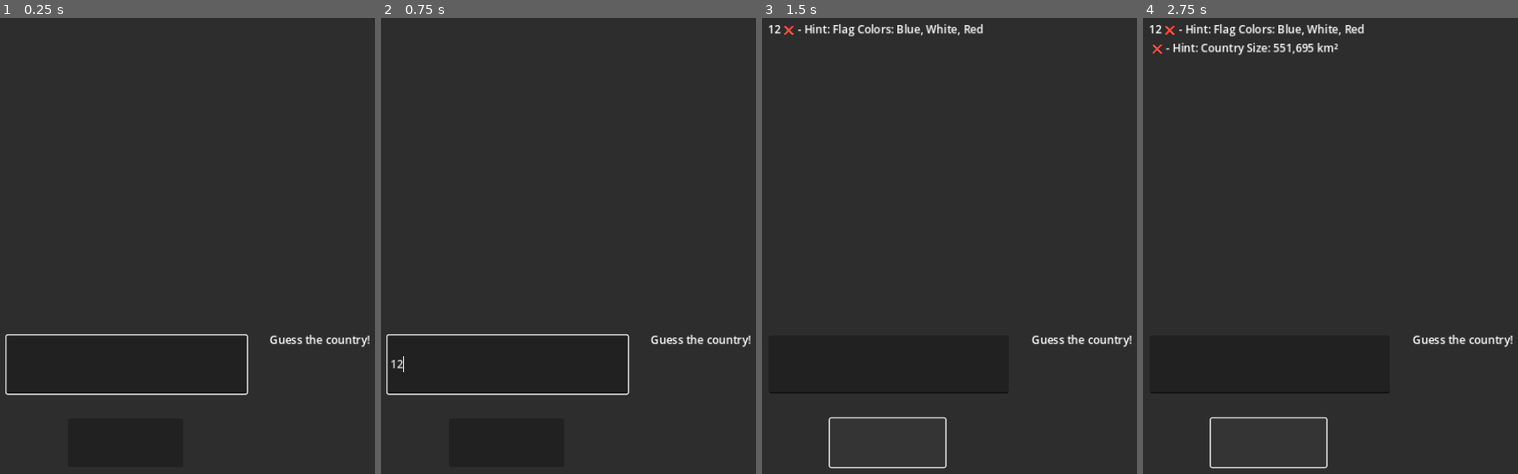
Above: before the commit, frames 1-4 (left to right).
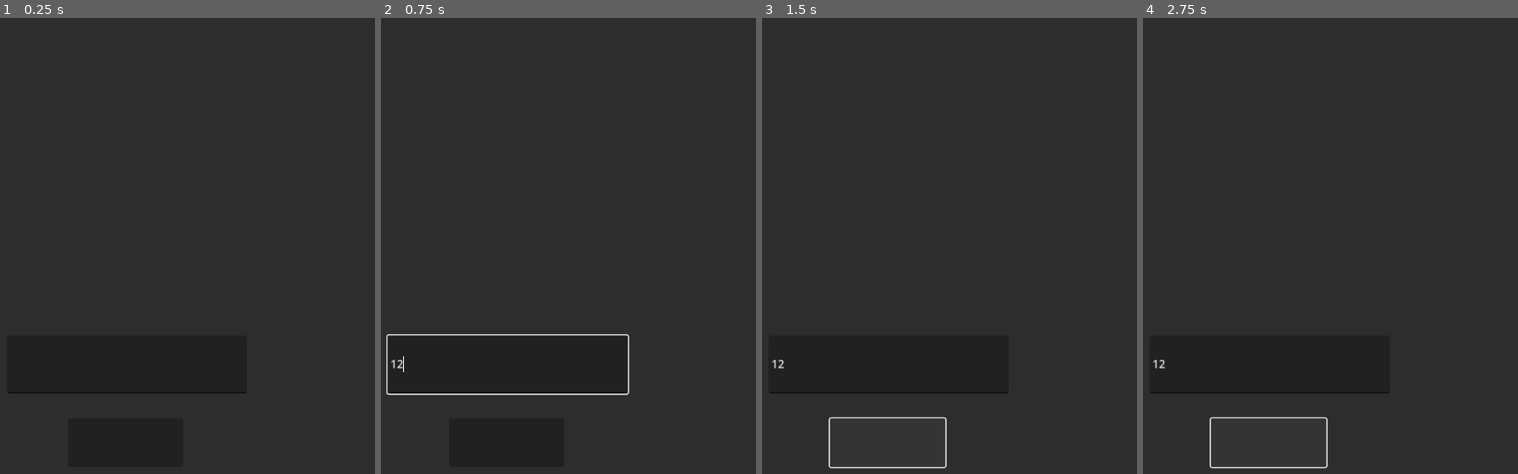
Above: after the commit, the same moments.

Repository: anupgu16/Flag_Guesser
Game: Godot game, scene res://game.tscn
The game is run twice, just before and just after one commit, with the same random seed, the same clock (stepped at 60 frames per second) and the same inputs.
Inputs (mouse positions are in pixels of both pictures, inside the frame that each line leads up to):
- Up to frame 1 (0.25 s): no input
- Up to frame 2 (0.75 s): click (508, 364) at 0.52 s; type "12" at 0.6 s
- Up to frame 3 (1.5 s): click (885, 442) at 1.25 s
- Up to frame 4 (2.75 s): click (1266, 442) at 2 s

The runs differ from the first frame. In frame 1, 0.9% of the frame differs, in the area x 1-99%, y 69-83%; in frame 2, 0.3%; in frame 3, 1.0%; in frame 4, 1.5%, in the area x 1-99%, y 1-77%.
Error after the commit: Invalid access to property or key 'timeout' on a base object of type 'null instance'. (res://flag_guesser.gd:41)

Commit message:
main game + timer

Diff:
--- a/flag_guesser.gd
+++ b/flag_guesser.gd
@@ -6,17 +6,24 @@
 @onready var guess_container = $Control/VBoxContainer
 @onready var hint_label = $Control/HintLabel
 @onready var result_label = $Control/ResultLabel
+@onready var score_label = $Control/ScoreLabel
+@onready var game_timer = $Control/GameTimer
+@onready var timer_label = $Control/TimerLabel
+
+var time_remaining = 60  # Initial time
+
+var score = 0
 
 var flags = {
 	"france": {
-		"image": "res://flags/france.png",
+		"image": "france.png",
 		"flag_colors": "Blue, White, Red",
 		"size": "551,695 km²",
 		"population": "67 million",
 		"capital": "Paris"
 	},
 	"brazil": {
-		"image": "res://flags/brazil.png",
+		"image": "brazil.png",
 		"flag_colors": "Green, Yellow, Blue, White",
 		"size": "8,515,767 km²",
 		"population": "214 million",
@@ -31,15 +38,26 @@
 var max_attempts = 5
 
 func _ready():
+	game_timer.timeout.connect(_on_timer_tick)
 	submit_button.pressed.connect(submit_guess)
 	print(flag_texture)  # If null, the path is incorrect
 	start_new_game()
 
 func start_new_game():
+	time_remaining = 60  # Reset timer
+	timer_label.text = "Time: " + str(time_remaining) + "s"
+
+	game_timer.wait_time = 1.0  # Ensure the timer ticks every second
+	game_timer.one_shot = false  # It should loop
+	game_timer.start()  # Start the timer
+	print("Timer started:", game_timer.is_stopped())  # Debugging
+
 	var country_keys = flags.keys()
 	selected_country = country_keys[randi() % country_keys.size()]
 	selected_data = flags[selected_country]
+	print("Loading flag image from: ", selected_data["image"])
 	flag_texture.texture = load(selected_data["image"])
+
 
 	# Obscures flag
 	flag_texture.modulate = Color(1, 1, 1, 0.2)
@@ -66,20 +84,45 @@
 	guess_label.text = guess.capitalize()
 
 	if guess == selected_country:
-		flag_texture.modulate = Color(1, 1, 1, 1) # Reveals the flag
+		match len(guesses):
+			1: score = 100
+			2: score = 80
+			3: score = 60
+			4: score = 40
+			_ : score = 20  # 20 points if it took all 5 guesses
+		score_label.text = "Score: " + str(score)
+
+		# Reveal flag and display win message
+		flag_texture.modulate = Color(1, 1, 1, 1)
 		result_label.text = "Correct! The country is " + selected_country.capitalize()
 		submit_button.disabled = true
-		return
 
-	if len(guesses) < max_attempts:
-		guess_label.text += " ❌ - Hint: " + get_hint(len(guesses))
-		guess_container.add_child(guess_label)
 	else:
-		result_label.text = "Game Over! The country was " + selected_country.capitalize()
-		flag_texture.modulate = Color(1, 1, 1, 1) # Reveals the flag
-		submit_button.disabled = true
+		if len(guesses) < max_attempts:
+			guess_label.text += " ❌ - Hint: " + get_hint(len(guesses))
+			guess_container.add_child(guess_label)
+		else:
+			result_label.text = "Game Over! The country was " + selected_country.capitalize()
+			flag_texture.modulate = Color(1, 1, 1, 1) # Reveals the flag
+			submit_button.disabled = true
 
 	guess_input.text = ""
+
+func time_up():
+	result_label.text = "Time's up! The country was " + selected_country.capitalize()
+	flag_texture.modulate = Color(1, 1, 1, 1)  # Reveal flag
+	submit_button.disabled = true
+	game_timer.stop()  # Stop the timer
+
+func _on_timer_tick():
+	if time_remaining > 0:
+		time_remaining -= 1
+		timer_label.text = "Time: " + str(time_remaining) + "s"
+		print("Time Left:", time_remaining)  # Debugging
+
+	if time_remaining <= 0:
+		time_up()
+
 
 func get_hint(attempt):
 	match attempt:
